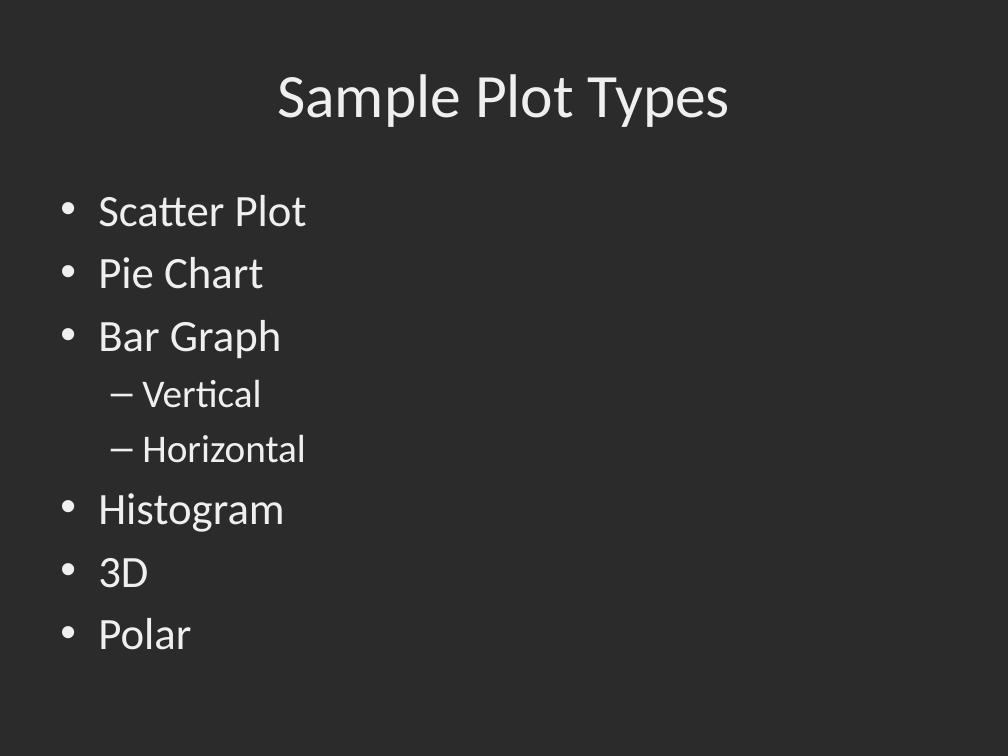
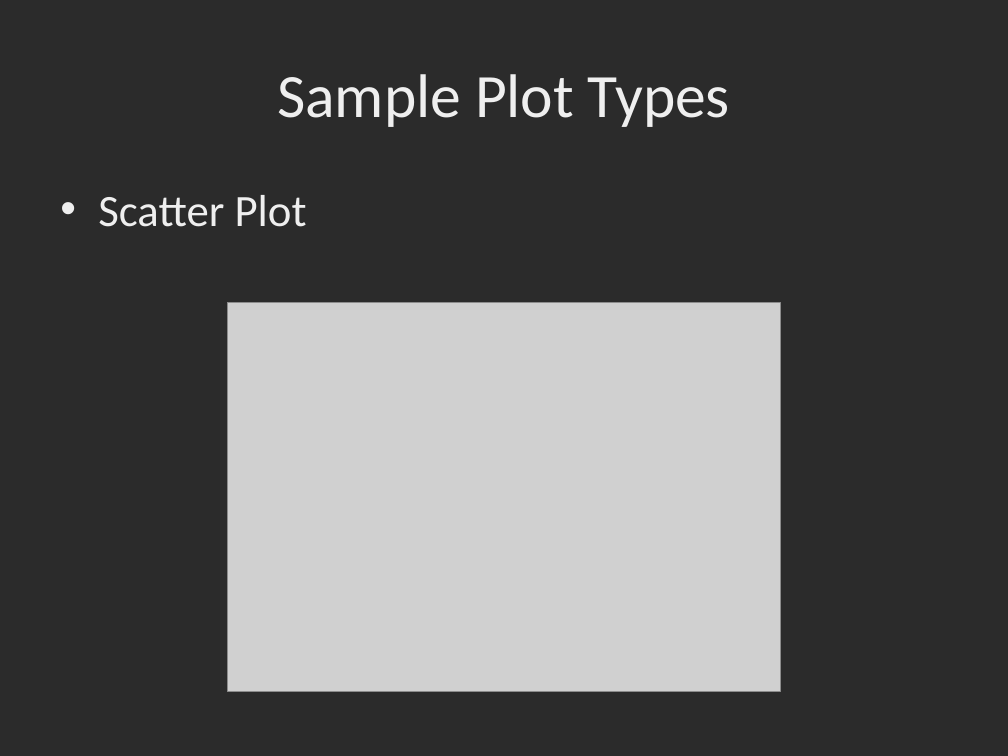
Before and after one commit to dbowmans46/PracticalProgramming, a slide deck: slide 4 of Session 7 - Python/Instructional Material/Session 7 - Python Plotting with MatPlotLib.pptx. Drawn at 1008x756 pixels with LibreOffice and Linux fonts; fonts in the diff are those of the drawing; grey boxes stand for pictures; background and template pictures are left out; a plain dark background stands for a picture behind light text. Boxes give left, top, right and bottom in pixels: in the first picture for what was removed or moved away, otherwise in the second. Text is boxed around its words. In the diff, an @@ line names an element or a change of style, - is before the commit and + after.

Commit message:
Added example images of plots.

```diff
--- a/Session 7 - Python/Instructional Material/Session 7 - Python Plotting with MatPlotLib.pptx
+++ b/Session 7 - Python/Instructional Material/Session 7 - Python Plotting with MatPlotLib.pptx
@@ text at box(98, 257, 305, 650): paragraphs removed @@
-• Pie Chart
-• Bar Graph
-  – Vertical
-  – Horizontal
-• Histogram
-• 3D
-• Polar
@@ picture added at box(228, 302, 781, 691) @@
```
Also in this commit, not shown: 1 other slide changed, 6 slides added.
